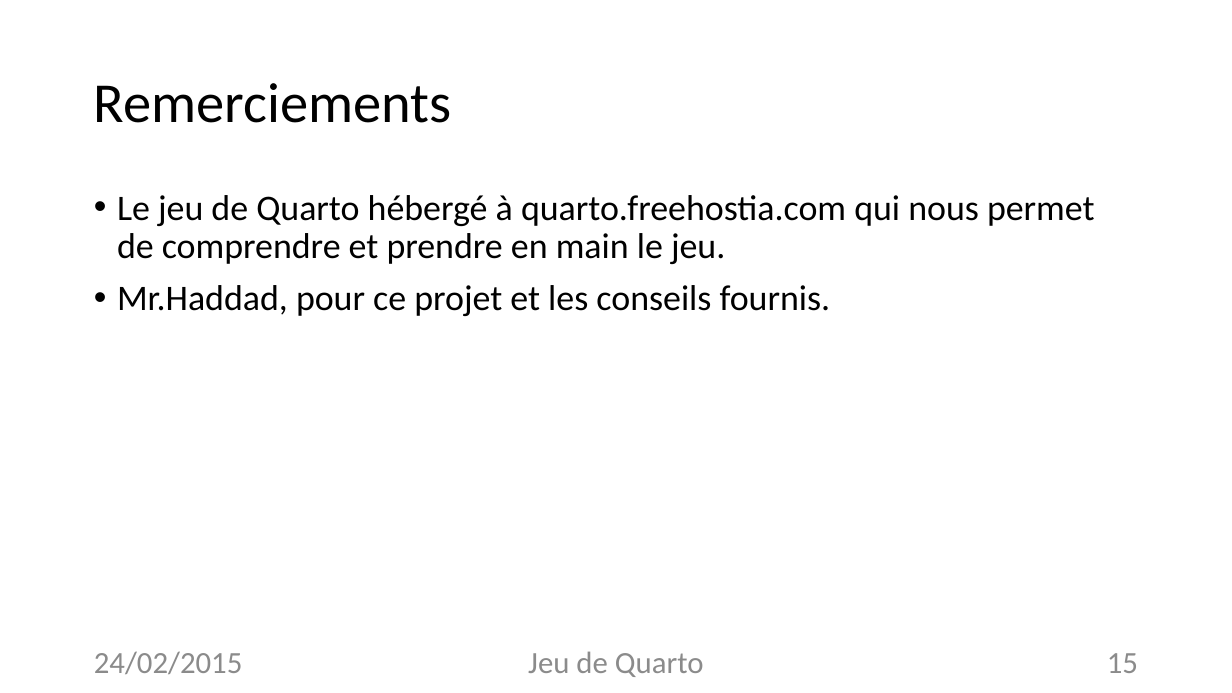
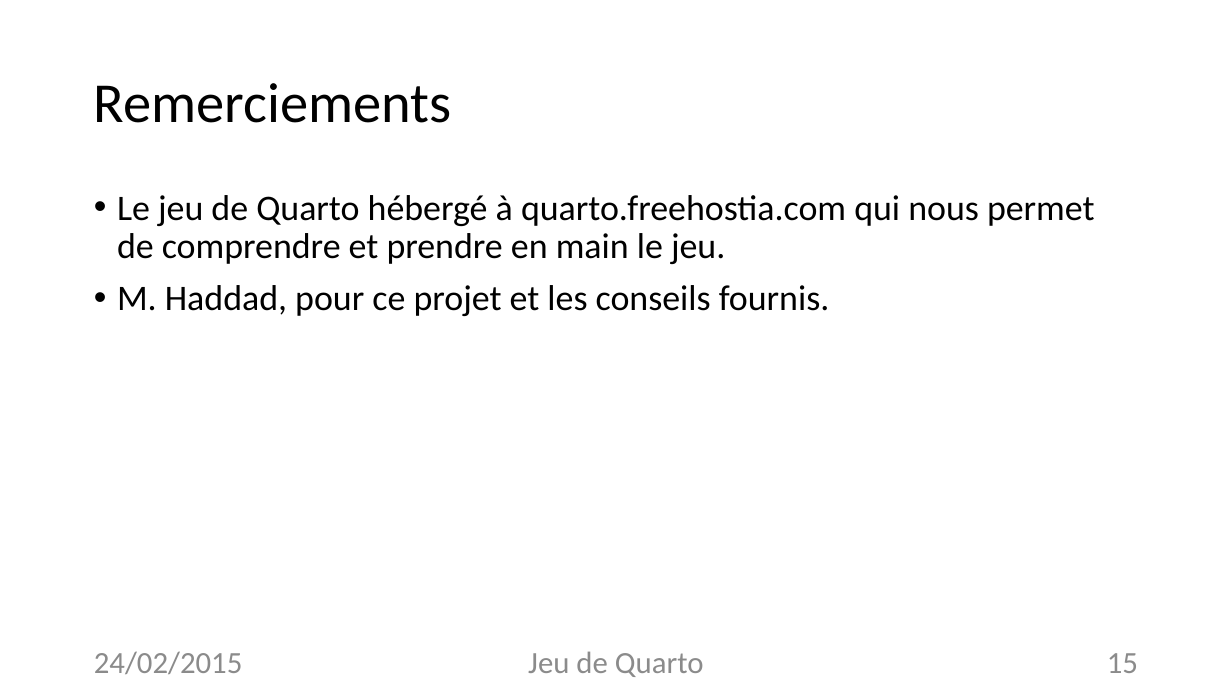
Before and after one commit to Quarto-Projet/Quarto, a slide deck: slide 15 of Diapo-&-co/150224 P4 Info 1.pptx. Drawn at 1232x693 pixels with LibreOffice and Linux fonts; fonts in the diff are those of the drawing. Boxes give left, top, right and bottom in pixels: in the first picture for what was removed or moved away, otherwise in the second. Text is boxed around its words. In the diff, an @@ line names an element or a change of style, - is before the commit and + after.

Commit message:
MAJ powerpoint avant d'envoyer a haddad

```diff
--- a/Diapo-&-co/150224 P4 Info 1.pptx
+++ b/Diapo-&-co/150224 P4 Info 1.pptx
@@ text at box(117, 285, 830, 316): text changed @@
-• Mr.Haddad, pour ce projet et les conseils fournis.
+• M. Haddad, pour ce projet et les conseils fournis.
```
Also in this commit, not shown: 5 other slides changed.
